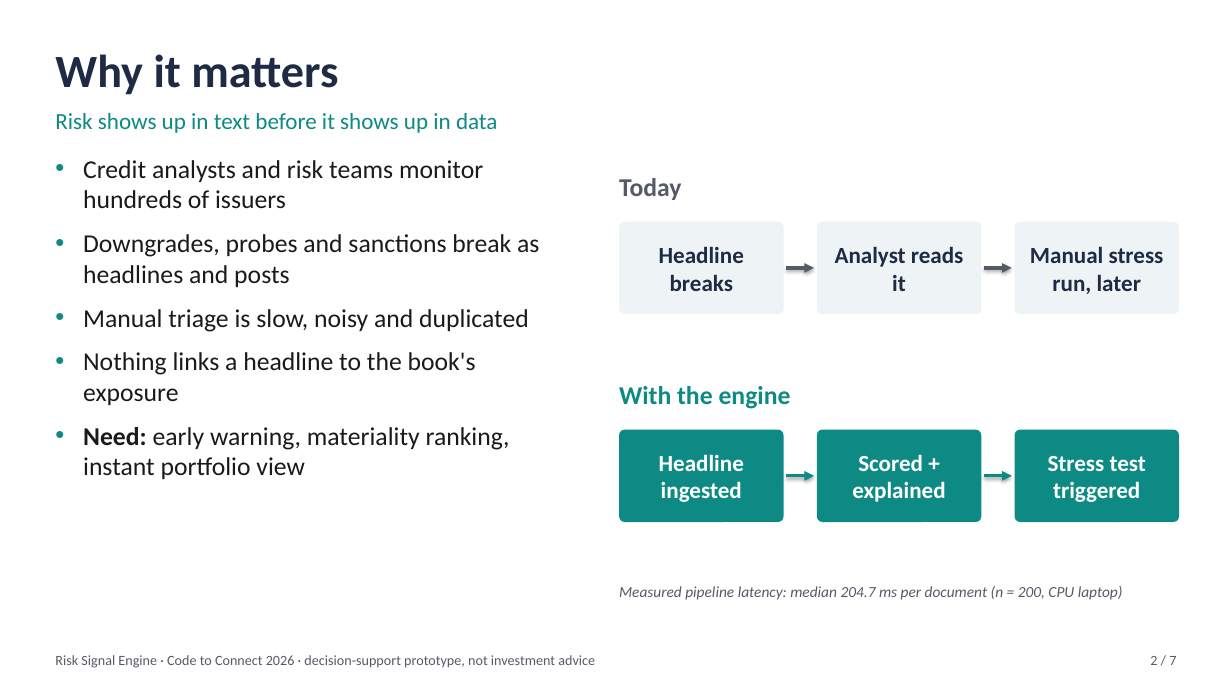
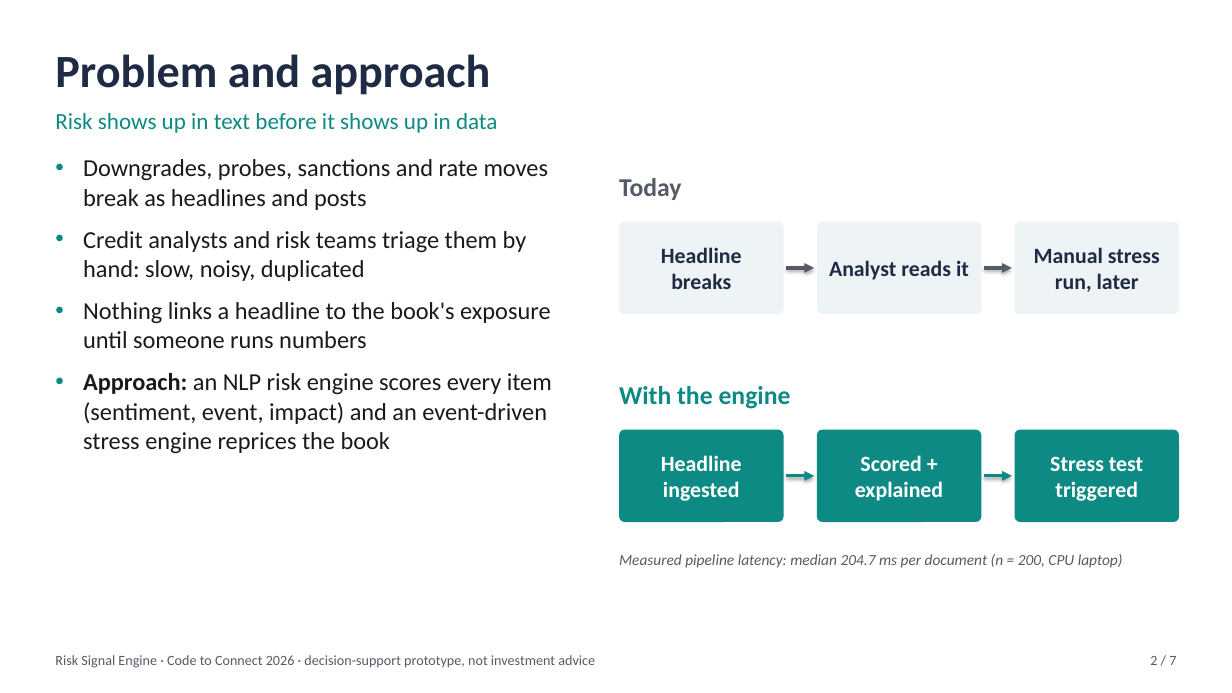
Before and after one commit to console-log-life/ABVIIITM-Gwalior-Apeksha-Jain-hackathon, a slide deck: slide 2 of docs/presentation/Risk_Signal_Engine.pptx. Drawn at 1232x693 pixels with LibreOffice and Linux fonts; fonts in the diff are those of the drawing. Boxes give left, top, right and bottom in pixels: in the first picture for what was removed or moved away, otherwise in the second. Text is boxed around its words. In the diff, an @@ line names an element or a change of style, - is before the commit and + after.

```diff
--- a/docs/presentation/Risk_Signal_Engine.pptx
+++ b/docs/presentation/Risk_Signal_Engine.pptx
@@ text at bbox=[55, 54, 491, 95]: text changed @@
-Why it matters
+Problem and approach
@@ text at bbox=[83, 159, 552, 453]: text changed; size 20 to 19 pt @@
-• Credit analysts and risk teams monitor hundreds of issuers
-• Downgrades, probes and sanctions break as headlines and posts
-• Manual triage is slow, noisy and duplicated
-• Nothing links a headline to the book's exposure
-• Need: early warning, materiality ranking, instant portfolio view
+• Downgrades, probes, sanctions and rate moves break as headlines and posts
+• Credit analysts and risk teams triage them by hand: slow, noisy, duplicated
+• Nothing links a headline to the book's exposure until someone runs numbers
+• Approach: an NLP risk engine scores every item (sentiment, event, impact) and an event-driven stress engine reprices the book
@@ size 18 to 17 pt in 6 elements at bbox=[619, 222, 784, 314], bbox=[817, 222, 982, 314], bbox=[1015, 222, 1179, 314], bbox=[619, 430, 784, 522], bbox=[817, 430, 982, 522], bbox=[1015, 430, 1179, 522] @@
@@ text "Measured pipeline latency: median 204.7 ...": place and size @@
-text "Measured pipeline latency: median 204.7 ..." at bbox=[619, 586, 1123, 600]
+text "Measured pipeline latency: median 204.7 ..." at bbox=[619, 554, 1123, 568]
```
Also in this commit, not shown: 5 other slides changed, 1 slide added, 1 slide removed, 13 other files.
